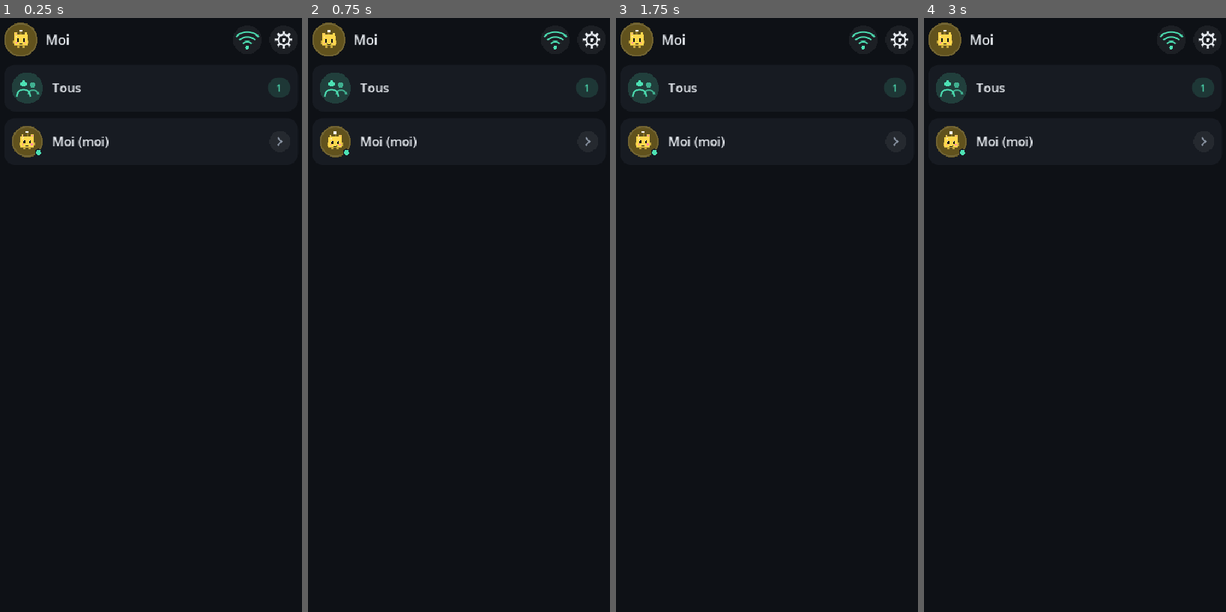
Above: before the commit, frames 1-4 (left to right).
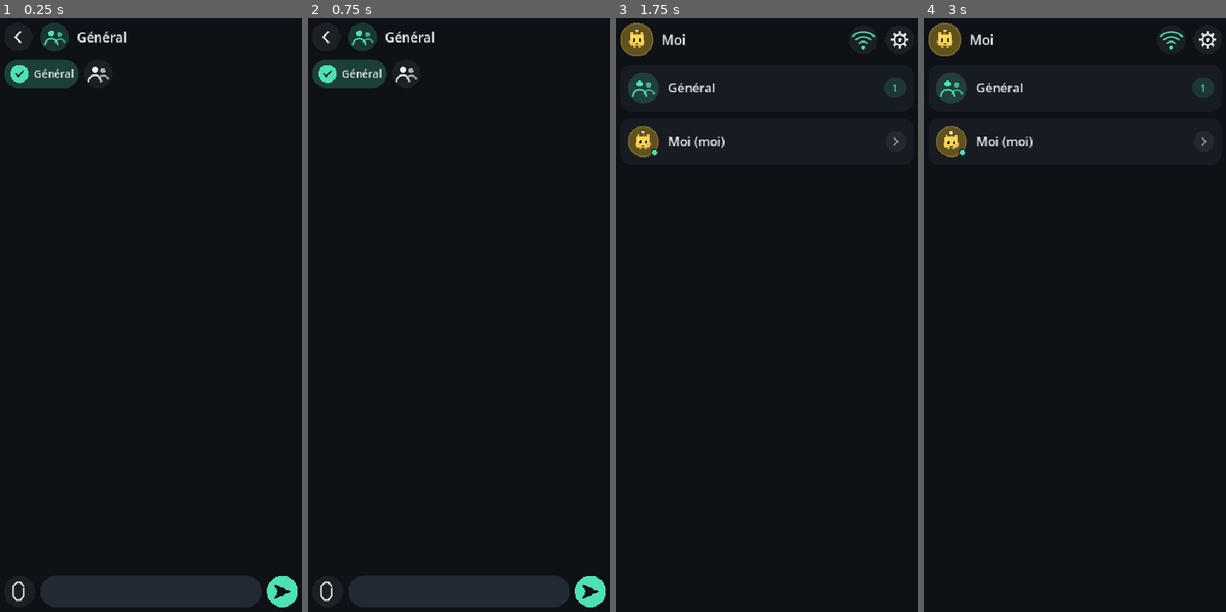
Above: after the commit, the same moments.

Repository: goodview-software/pocket-chat
Game: Godot game, scene res://main.tscn
Same seed, same stepped clock (60 frames per second), same inputs: the game is played once before the commit and once after it.
Inputs (mouse positions are in pixels of both pictures, inside the frame that each line leads up to):
- Up to frame 1 (0.25 s): no input
- Up to frame 2 (0.75 s): tap Enter at 0.5 s; click (459, 315) at 0.67 s
- Up to frame 3 (1.75 s): tap Space at 1.25 s; move the mouse to (637, 41) at 1.27 s; click (637, 41) at 1.42 s
- Up to frame 4 (3 s): tap Enter at 2 s; move the mouse to (1105, 184) at 2.02 s; click (1105, 184) at 2.17 s; tap Space at 2.75 s; move the mouse to (1059, 433) at 2.77 s; click (1059, 433) at 2.92 s

The runs differ from the first frame. In frame 1, 7.7% of the frame differs, in the area x 1-99%, y 0-100%; in frame 2, 7.7%; in frame 3, 0.2%; in frame 4, 0.2%.

Commit message:
Général coché par défaut, conversations privées en mini-fenêtres (croix rouge), envoi d'un message privé vers le Général
Co-Authored-By: Claude Sonnet 5.5 <noreply@anthropic.com>

Diff:
--- a/main.gd
+++ b/main.gd
@@ -341,6 +341,8 @@
 
 var page := "home"
 var cur := ""  # conversation ouverte ("all" ou id)
+var open_convs: Array = []  # conversations privées ouvertes (mini-fenêtres) ; « Général » est toujours là
+var dock: HBoxContainer
 var list_dirty := true
 var chat_dirty := false
 var stick := 0
@@ -392,7 +394,10 @@
 	if test_role != "":
 		auto_accept = true
 		print("CHAT[%s] %s tcp=%d udp=%d" % [test_role, me_id, tcp_port, udp_port])
-	_show("home")
+	if test_role == "":
+		_open("all")  # on démarre sur le Général
+	else:
+		_show("home")
 
 
 func _notification(what: int) -> void:
@@ -435,6 +440,7 @@
 		if d is Dictionary:
 			history = d.get("history", {})
 			unread = d.get("unread", {})
+			open_convs = d.get("open", [])
 			for id in d.get("peers", {}):
 				var pd: Dictionary = d["peers"][id]
 				var pr := _new_peer(str(id))
@@ -465,7 +471,7 @@
 		h[conv] = a.slice(maxi(0, a.size() - MAX_HIST))
 	var f := FileAccess.open(_p("history.json"), FileAccess.WRITE)
 	if f:
-		f.store_string(JSON.stringify({"history": h, "unread": unread, "peers": pd}))
+		f.store_string(JSON.stringify({"history": h, "unread": unread, "peers": pd, "open": open_convs}))
 	save_t = -1.0
 
 
@@ -902,6 +908,8 @@
 	if not history.has(conv):
 		history[conv] = []
 	(history[conv] as Array).append(m)
+	if conv != "all" and not m.get("me", false) and conv not in open_convs:
+		open_convs.append(conv)
 	if not m.get("me", false):
 		if not (page == "chat" and cur == conv):
 			unread[conv] = int(unread.get(conv, 0)) + 1
@@ -1244,7 +1252,7 @@
 	ic.fill = Color(C_OK, 0.18)
 	ic.col = C_OK
 	hb.add_child(ic)
-	var t := _lbl("Tous", 19)
+	var t := _lbl("Général", 19)
 	t.size_flags_vertical = Control.SIZE_SHRINK_CENTER
 	hb.add_child(t)
 	hb.add_child(_spacer())
@@ -1356,6 +1364,13 @@
 	chat_name.clip_text = true
 	head.add_child(chat_name)
 	p_chat.add_child(head)
+	var dock_scroll := ScrollContainer.new()
+	dock_scroll.custom_minimum_size = Vector2(0, 52)
+	dock_scroll.vertical_scroll_mode = ScrollContainer.SCROLL_MODE_DISABLED
+	dock = HBoxContainer.new()
+	dock.add_theme_constant_override("separation", 8)
+	dock_scroll.add_child(dock)
+	p_chat.add_child(dock_scroll)
 	msg_scroll = ScrollContainer.new()
 	msg_scroll.size_flags_vertical = Control.SIZE_EXPAND_FILL
 	msg_scroll.horizontal_scroll_mode = ScrollContainer.SCROLL_MODE_DISABLED
@@ -1482,6 +1497,9 @@
 
 func _open(conv: String) -> void:
 	cur = conv
+	if conv != "all" and conv not in open_convs:
+		open_convs.append(conv)
+		_save_soon()
 	unread.erase(conv)
 	_show("chat")
 	_ui_chat_head()
@@ -1493,7 +1511,7 @@
 
 func _ui_chat_head() -> void:
 	if cur == "all":
-		chat_name.text = "Tous"
+		chat_name.text = "Général"
 		chat_avatar.visible = false
 		chat_icon.visible = true
 	elif peers.has(cur):
@@ -1508,6 +1526,89 @@
 		if k != cur and int(unread[k]) > 0:
 			other = true
 	chat_back.badge = other
+	_render_dock()
+
+
+## Mini-fenêtres : « Général » (coché, toujours présent) puis une pastille par conversation privée, avec croix rouge.
+func _render_dock() -> void:
+	if dock == null:
+		return
+	for c in dock.get_children():
+		c.queue_free()
+	_dock_chip("all", "Général", null, cur == "all")
+	for id in open_convs.duplicate():
+		if peers.has(id):
+			_dock_chip(id, str(peers[id].name), peers[id], cur == id)
+		else:
+			open_convs.erase(id)
+	var contacts := IconBtn.new("people", 44)
+	contacts.tooltip_text = "Contacts"
+	contacts.pressed.connect(func(): _show("home"))
+	dock.add_child(contacts)
+
+
+func _dock_chip(id: String, title: String, pr, active: bool) -> void:
+	var chip := PanelContainer.new()
+	var sb := StyleBoxFlat.new()
+	sb.bg_color = Color(C_OK, 0.22) if active else C_CARD
+	sb.set_corner_radius_all(22)
+	sb.content_margin_left = 10
+	sb.content_margin_right = 8
+	sb.content_margin_top = 5
+	sb.content_margin_bottom = 5
+	chip.add_theme_stylebox_override("panel", sb)
+	chip.mouse_default_cursor_shape = Control.CURSOR_POINTING_HAND
+	var h := HBoxContainer.new()
+	h.add_theme_constant_override("separation", 8)
+	h.mouse_filter = Control.MOUSE_FILTER_IGNORE
+	chip.add_child(h)
+	if pr == null:
+		var ok := IconBtn.new("check", 28)  # Général : validé par défaut
+		ok.fill = C_OK
+		ok.col = C_BG
+		ok.mouse_filter = Control.MOUSE_FILTER_IGNORE
+		h.add_child(ok)
+	else:
+		var av := Avatar.new(30)
+		av.variant = pr.mascot
+		av.show_online = true
+		av.online = _is_online(pr)
+		av.mouse_filter = Control.MOUSE_FILTER_IGNORE
+		h.add_child(av)
+	var l := _lbl(title, 16)
+	l.size_flags_vertical = Control.SIZE_SHRINK_CENTER
+	l.mouse_filter = Control.MOUSE_FILTER_IGNORE
+	h.add_child(l)
+	if int(unread.get(id, 0)) > 0 and not active:
+		h.add_child(_count(int(unread[id])))
+	if pr != null:
+		var x := IconBtn.new("close", 28)  # croix rouge : retire la mini-fenêtre
+		x.fill = Color("ff6b6b")
+		x.col = Color.WHITE
+		x.tooltip_text = "Fermer"
+		x.pressed.connect(func(): _close_conv(id))
+		h.add_child(x)
+	chip.gui_input.connect(func(e: InputEvent):
+		if e is InputEventMouseButton and e.pressed and e.button_index == MOUSE_BUTTON_LEFT and cur != id:
+			_open(id))
+	dock.add_child(chip)
+
+
+func _close_conv(id: String) -> void:
+	open_convs.erase(id)
+	_save_soon()
+	if cur == id:
+		_open("all")
+	else:
+		_render_dock()
+
+
+## Envoie dans le Général un message (ou un fichier) reçu/écrit en privé.
+func _forward_to_general(m: Dictionary) -> void:
+	if m.get("k", "") == "t":
+		_send_text("all", str(m.text))
+	elif m.get("k", "") == "f" and FileAccess.file_exists(str(m.get("path", ""))):
+		_send_file("all", str(m.path))
 
 
 func _hm(ts: float) -> String:
@@ -1570,6 +1671,14 @@
 		else:
 			_file_body(v, foot, m, me, maxw)
 		foot.add_child(_spacer())
+		if cur != "all" and (m.get("k", "") == "t" or (m.get("k", "") == "f" and m.get("st", "") == "done")):
+			var fw := IconBtn.new("send", 22)
+			fw.col = C_DIM
+			fw.tooltip_text = "Envoyer dans le Général"
+			fw.pressed.connect(func():
+				fw.col = C_OK
+				_forward_to_general(m))
+			foot.add_child(fw)
 		foot.add_child(_lbl(_hm(float(m.ts)), 12, C_DIM))
 		v.add_child(foot)
 		bub.add_child(v)
